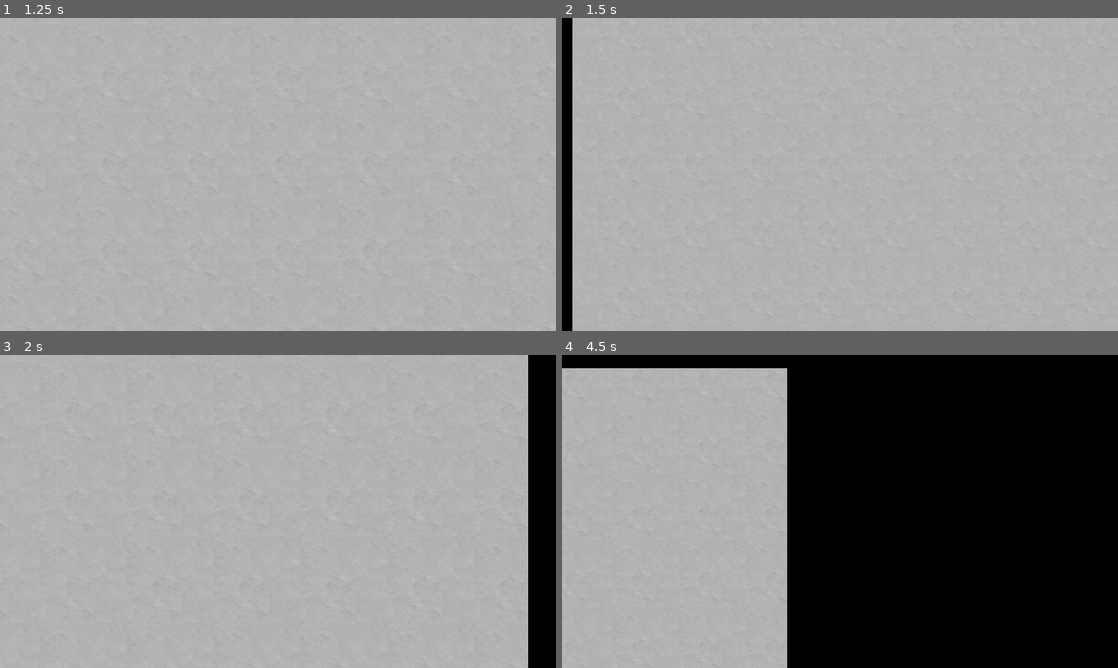
Above: before the commit, frames 1-4 (two rows, left to right).
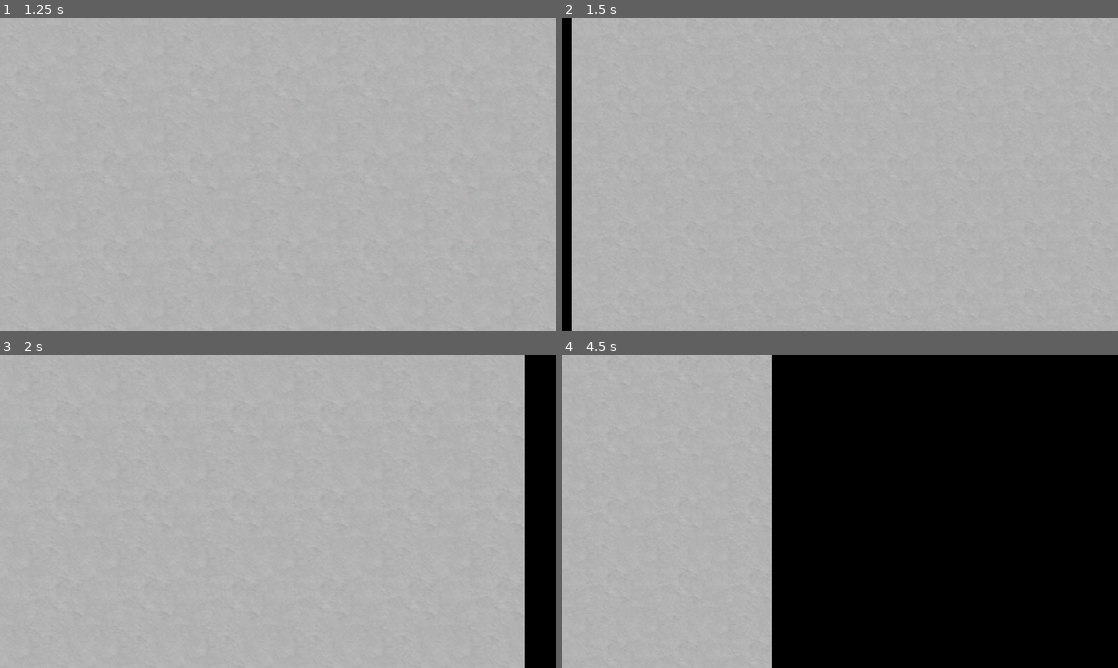
Above: after the commit, the same moments.

Repository: Apple0726/helixteus-3
Game: Godot game, scene res://Scenes/Game.tscn
Same seed, same stepped clock (60 frames per second), same inputs: the game is played once before the commit and once after it.
Inputs (mouse positions are in pixels of both pictures, inside the frame that each line leads up to):
- Up to frame 1 (1.25 s): click "Play" at 0.5 s
- Up to frame 2 (1.5 s): tap Enter at 1.25 s; move the mouse to (962, 158) at 1.27 s; hold D (ui_right) from 1.28 s (still down); tap Mouse wheel down (scroll_down) at 1.35 s
- Up to frame 3 (2 s): keep holding D (ui_right); tap Mouse wheel up (scroll_up) at 1.55 s
- Up to frame 4 (4.5 s): move the mouse to (728, 527) at 2.02 s; release D (ui_right) at 2.03 s; hold S (ui_down) 2.03-2.78 s; tap Mouse wheel up (scroll_up) at 2.1, 3.05, 3.6 s; tap Mouse wheel down (scroll_down) at 2.3, 2.85, 3.8, 4.35 s; tap Space at 2.75 s; move the mouse to (895, 442) at 2.77 s; hold D (ui_right) 2.78-3.53 s; move the mouse to (812, 574) at 3.52 s; hold W (ui_up) 3.53-4.28 s; move the mouse to (1006, 558) at 4.27 s; hold A (ui_left) from 4.28 s (still down)

Frame 1 is identical in both runs. In frame 2, 0.1% of the frame differs, in the area x 1-2%, y 0-100%; in frame 3, 0.6%; in frame 4, 4.2%, in the area x 0-41%, y 0-100%.

Commit message:
Update Planet.gd

Diff:
--- a/Scripts/Planet.gd
+++ b/Scripts/Planet.gd
@@ -16,7 +16,10 @@
 		self.add_child(tileMC)
 
 #var mouse_position = Vector2.ZERO
-const ZOOM_FACTOR = 1.3
+const ZOOM_FACTOR = 1.1
+var zooming = ""
+var progress = 0
+var mouse_position = Vector2.ZERO
 
 func _physics_process(delta):
 	var input_vector = Vector2.ZERO
@@ -28,16 +31,28 @@
 	else:
 		velocity = velocity.move_toward(Vector2.ZERO, friction)
 	velocity = move_and_slide(velocity)
+	if zooming == "in":
+		_zoom_at_point(-ease(progress, 0.1) * (ZOOM_FACTOR - 1) + ZOOM_FACTOR)
+		progress += 0.03
+	if zooming == "out":
+		_zoom_at_point(ease(progress, 0.1) * (1 - 1 / ZOOM_FACTOR) + 1 / ZOOM_FACTOR)
+		progress += 0.03
+	if progress >= 1:
+		zooming = ""
+		progress = 0
 
 func _input(event):
 	if event is InputEventMouse:
 		if event.is_action_released("scroll_down"):
-			_zoom_at_point(1 / ZOOM_FACTOR, event.position)
+			zooming = "out"
+			progress = 0
 		elif event.is_action_released("scroll_up"):
-			_zoom_at_point(ZOOM_FACTOR, event.position)
+			zooming = "in"
+			progress = 0
+		mouse_position = event.position
 
 
-func _zoom_at_point(zoom_change, mouse_position):
+func _zoom_at_point(zoom_change):
 	scale = scale * zoom_change
 	var delta_x = (mouse_position.x - global_position.x) * (zoom_change - 1)
 	var delta_y = (mouse_position.y - global_position.y) * (zoom_change - 1)
